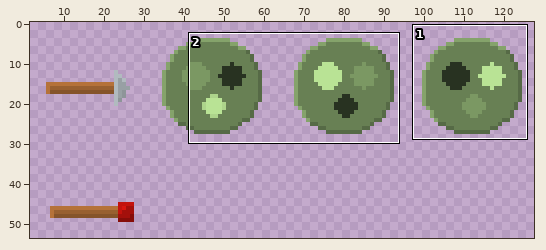
Two states of a sprite sheet, android/assets/weapons.png. The picture above shows the old version from afar; the outline marks the close-up.
Close-up. Old version:
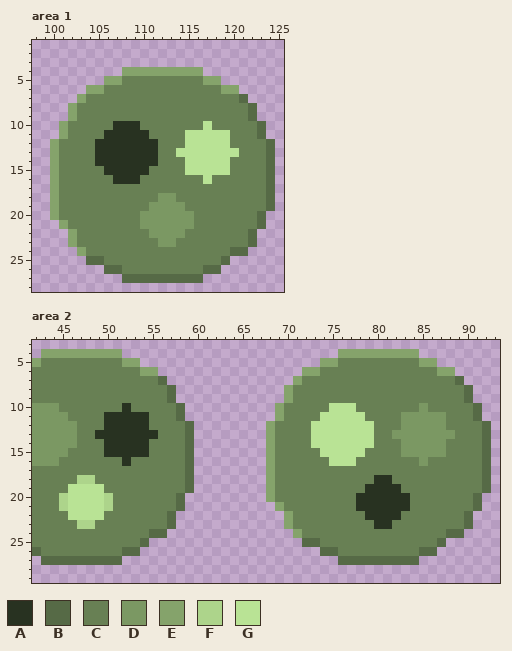
The file is 128x64 pixels. Shown: area 1: x 98..125, y 1..28; area 2: x 42..93, y 3..29. The wide view leaves out empty margins. The commit also changed other parts of the picture, which this record leaves out.
Palette (. is transparent): A #283221  B #566a46  C #688054  D #7b9863  E #85a36b  F #add48b  G #b9e395
Now the later version:
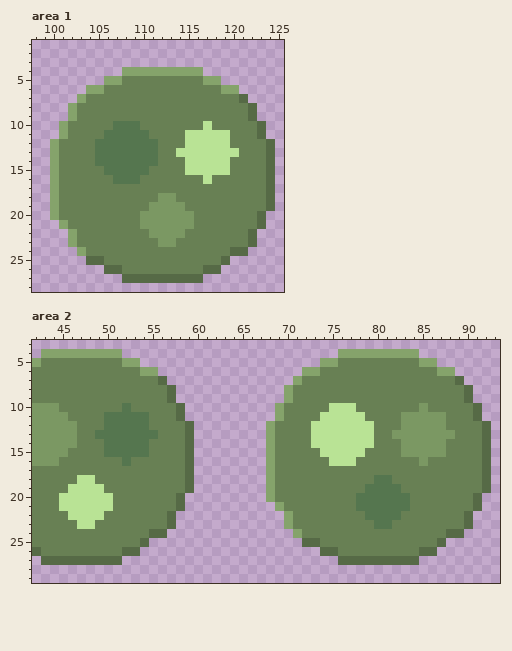
Difference:
Colour A changes from #283221 to #55764f.
Area 2:
Colour F becomes colour G in row 18 at x 47 to 48; in rows 20 to 21 at x 45 and 50; in row 23 at x 47 to 48.
